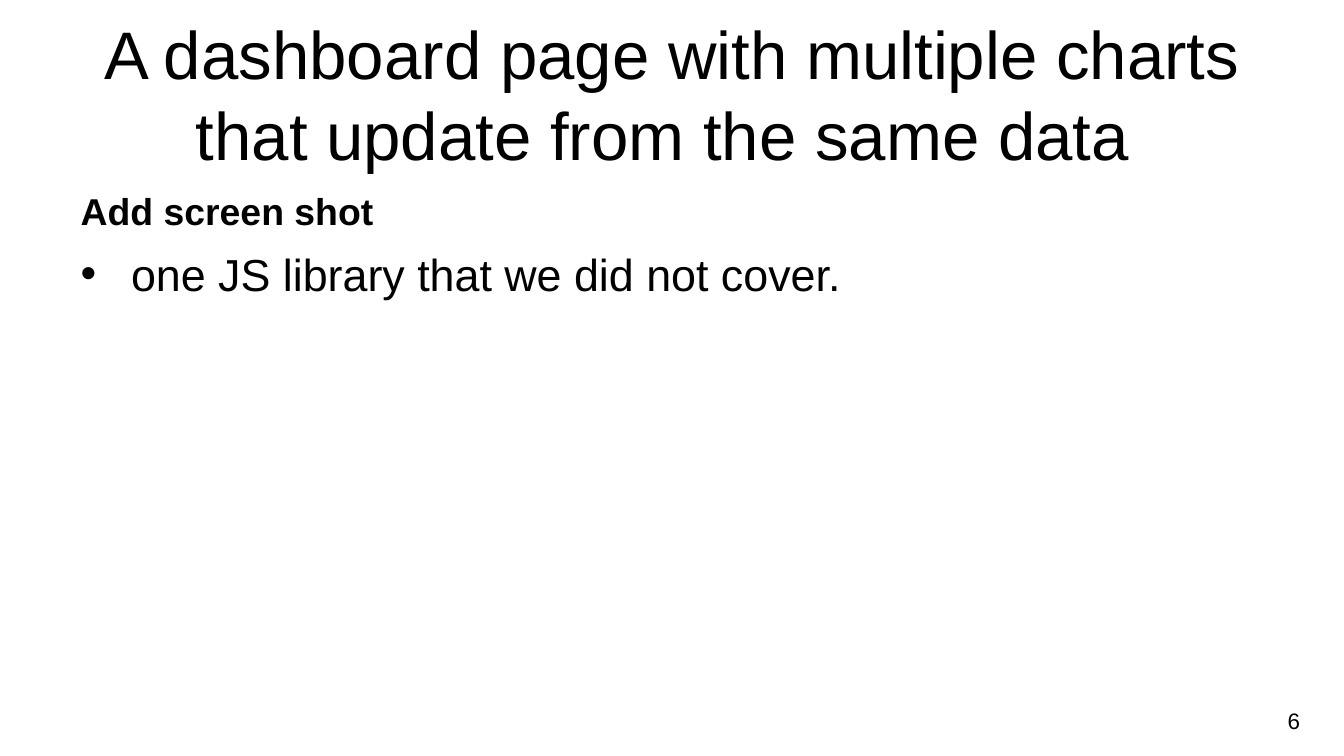
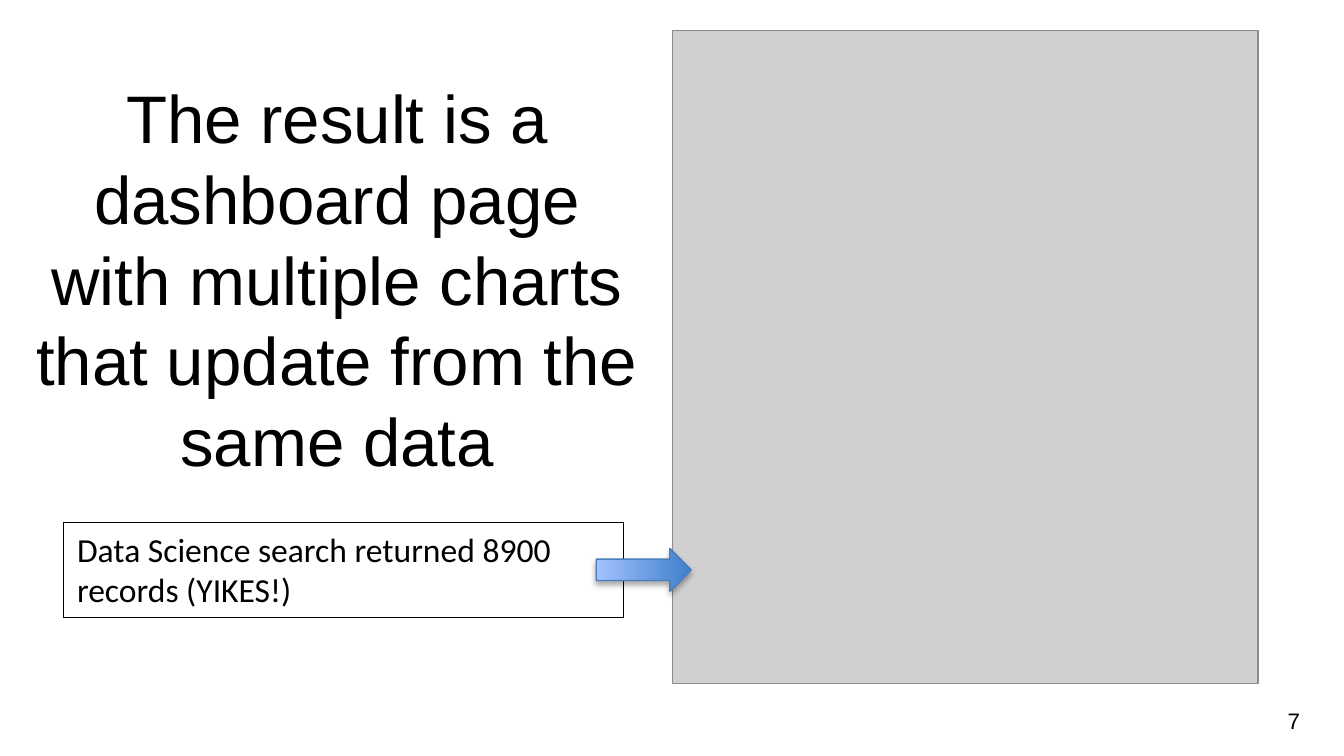
Before and after one commit to owenmeyer3/job-search-challenge, a slide deck: slide 8 of NU-Project2_Jobs Analysis.pptx (slide 7 before the commit). Drawn at 1344x756 pixels with LibreOffice and Linux fonts; fonts in the diff are those of the drawing; grey boxes stand for pictures; background and template pictures are left out. Boxes give left, top, right and bottom in pixels: in the first picture for what was removed or moved away, otherwise in the second. Text is boxed around its words. In the diff, an @@ line names an element or a change of style, - is before the commit and + after.

```diff
--- a/NU-Project2_Jobs Analysis.pptx
+++ b/NU-Project2_Jobs Analysis.pptx
@@ picture added at bbox=[672, 31, 1258, 684] @@
@@ title at bbox=[36, 94, 637, 467]: text changed @@
-A dashboard page with multiple charts that update from the same data
+The result is a dashboard page with multiple charts that update from the same data
@@ text removed at bbox=[81, 198, 373, 226] @@
-Add screen shot
@@ text removed at bbox=[131, 258, 841, 300] @@
-• one JS library that we did not cover.
@@ rectangle added at bbox=[65, 523, 625, 618], outline #000000 0.75 pt, 18 pt, text #000000 @@
+Data Science search returned 8900 records (YIKES!)
@@ down arrow added at bbox=[596, 549, 691, 592], fill gradient #3F80CE to #A4C4FF, outline #4B7EBC 0.75 pt @@
@@ page number at bbox=[1288, 713, 1300, 729]: text changed @@
-6
+7
```
Also in this commit, not shown: 2 other slides changed, 4 slides added, 6 slides removed.
